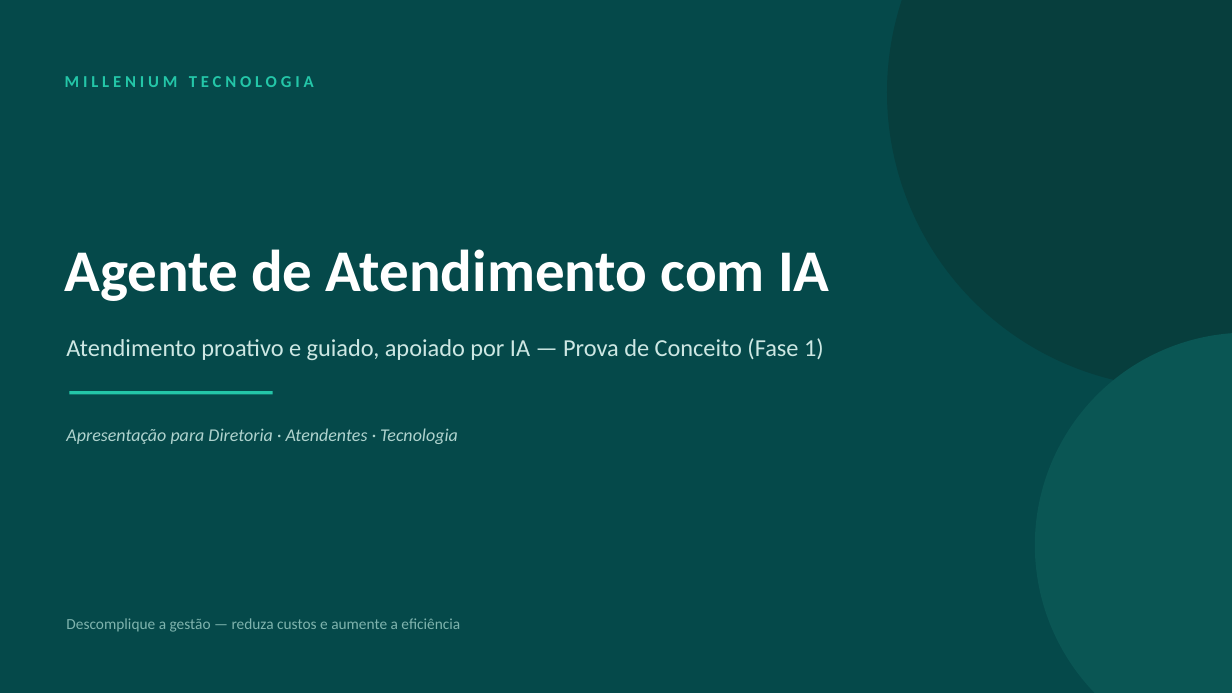
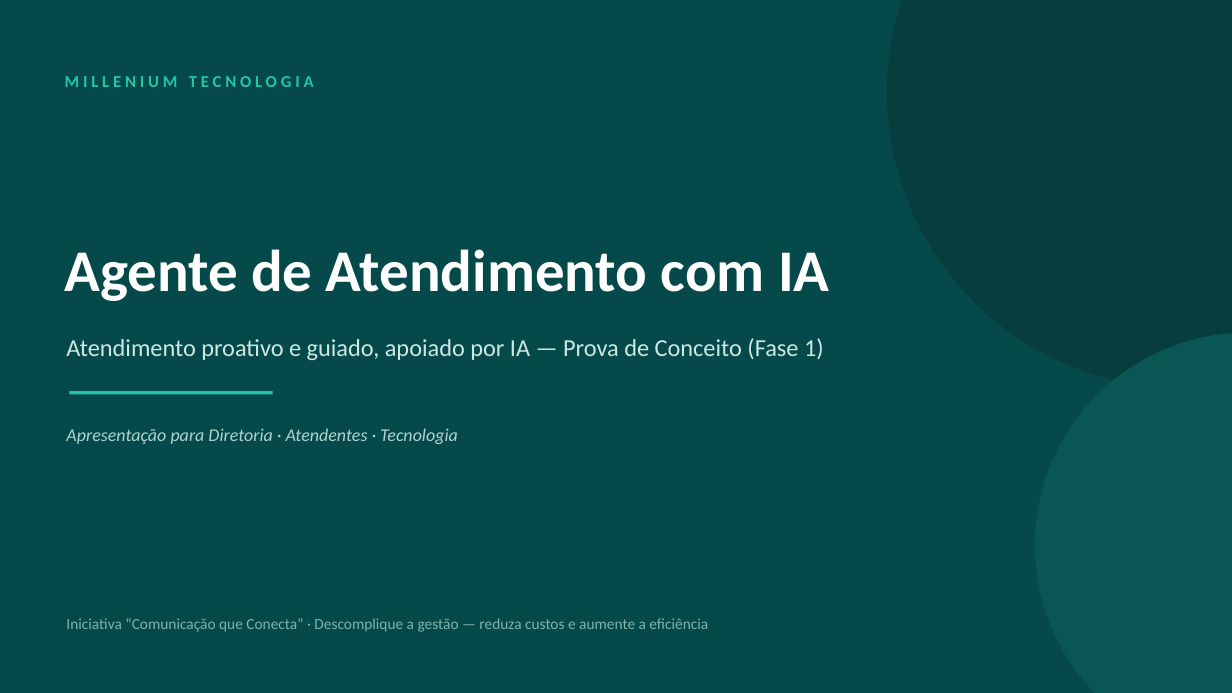
Before and after one commit to igorcamposdeborba/agente-ia-atendimento, a slide deck: slide 1 of 2-sistema-de-atendimento/planejamento/Millenium-Agente-IA.pptx. Drawn at 1232x693 pixels with LibreOffice and Linux fonts; fonts in the diff are those of the drawing. Boxes give left, top, right and bottom in pixels: in the first picture for what was removed or moved away, otherwise in the second. Text is boxed around its words. In the diff, an @@ line names an element or a change of style, - is before the commit and + after.

```diff
--- a/2-sistema-de-atendimento/planejamento/Millenium-Agente-IA.pptx
+++ b/2-sistema-de-atendimento/planejamento/Millenium-Agente-IA.pptx
@@ text at box(66, 618, 708, 632): text changed @@
-Descomplique a gestão — reduza custos e aumente a eficiência
+Iniciativa “Comunicação que Conecta” · Descomplique a gestão — reduza custos e aumente a eficiência
```
Also in this commit, not shown: 15 other slides changed, 3 slides added, 1 slide removed, 14 other files.
